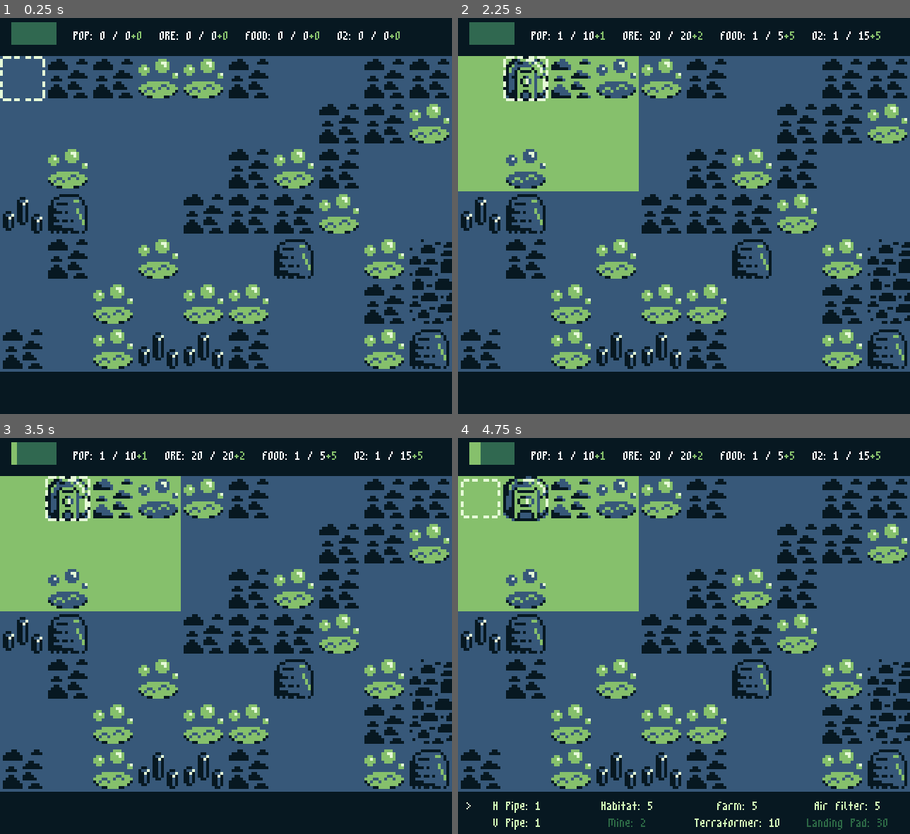
Above: before the commit, frames 1-4 (two rows, left to right).
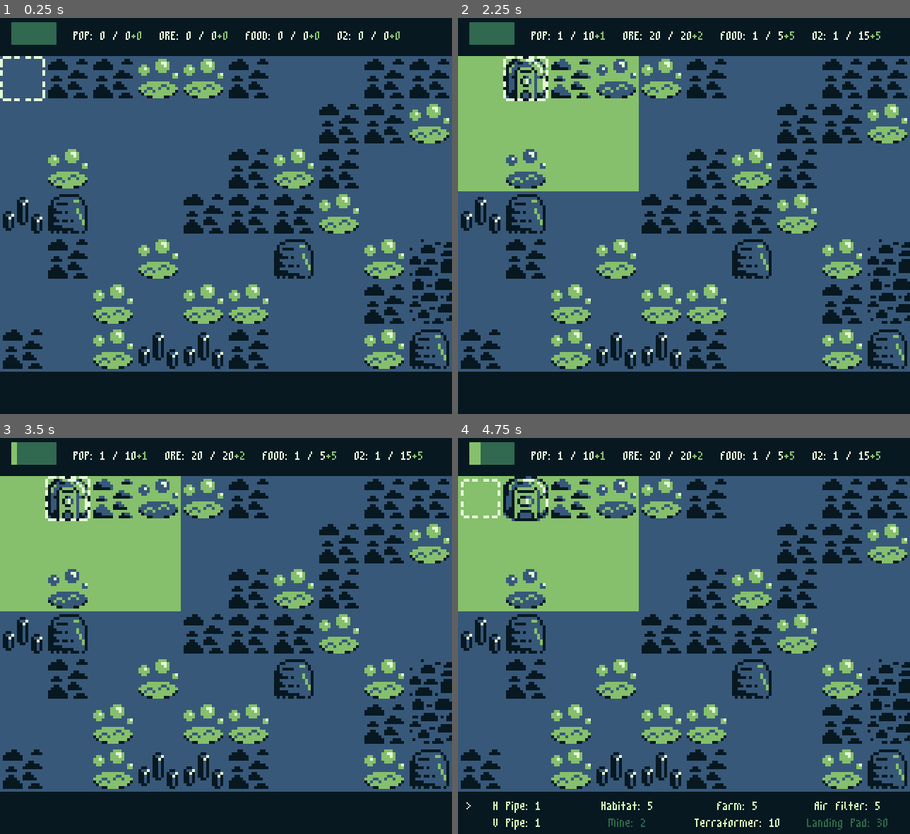
Above: after the commit, the same moments.

Repository: lrozanski/gb-jam-11_space
Game: Godot game, scene res://scenes/main.tscn
Same seed, same stepped clock (60 frames per second), same inputs: the game is played once before the commit and once after it.
Inputs:
- Up to frame 1 (0.25 s): no input
- Up to frame 2 (2.25 s): hold D (Right) 0.53-1.28 s; tap Z (Confirm) at 0.6, 2.1 s; tap Enter at 1.25 s; hold S (Down) 1.28-2.03 s; tap C (Start) at 1.35 s; hold D (Right) from 2.03 s (still down)
- Up to frame 3 (3.5 s): release D (Right) at 2.78 s; hold W (Up) from 2.78 s (still down); tap C (Start) at 2.85 s
- Up to frame 4 (4.75 s): tap C (Start) at 3.5, 4.35 s; release W (Up) at 3.53 s; hold A (Left) from 3.53 s (still down); tap Z (Confirm) at 3.6 s

The runs differ from the first frame. In frame 1, 0.3% of the frame differs, in the area x 16-86%, y 3-6%; in frame 2, 0.3%, in the area x 16-91%, y 3-6%; in frame 3, 0.3%; in frame 4, 0.3%.

Commit message:
Fixed font colours

Diff:
--- a/ui/resource_bar.tscn
+++ b/ui/resource_bar.tscn
@@ -37,6 +37,7 @@
 texture_under = ExtResource("2_tsgia")
 texture_progress = ExtResource("2_tsgia")
 tint_under = Color(0.188235, 0.407843, 0.313726, 1)
+tint_over = Color(0.901961, 0.980392, 0.847059, 1)
 tint_progress = Color(0.52549, 0.752941, 0.423529, 1)
 
 [node name="Population" parent="MarginContainer/Resources" instance=ExtResource("3_idjdk")]
--- a/ui/resource_label.tscn
+++ b/ui/resource_label.tscn
@@ -10,10 +10,12 @@
 
 [node name="Amount" type="Label" parent="."]
 layout_mode = 2
+theme_override_colors/font_color = Color(0.901961, 0.980392, 0.847059, 1)
 text = "X: 1"
 vertical_alignment = 1
 
 [node name="Delta" type="Label" parent="."]
+self_modulate = Color(0.52549, 0.752941, 0.423529, 1)
 layout_mode = 2
 text = "+1"
 vertical_alignment = 1
